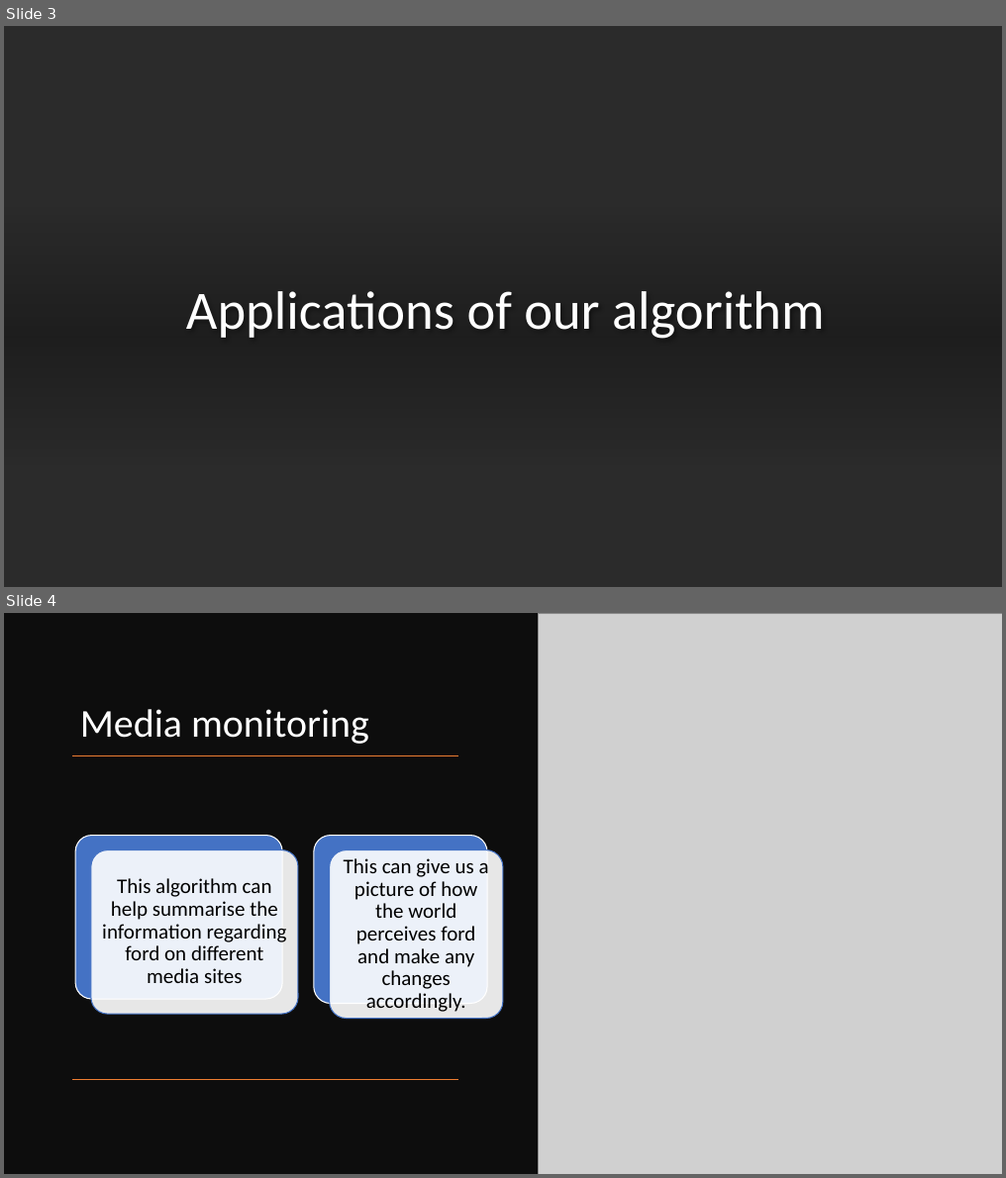
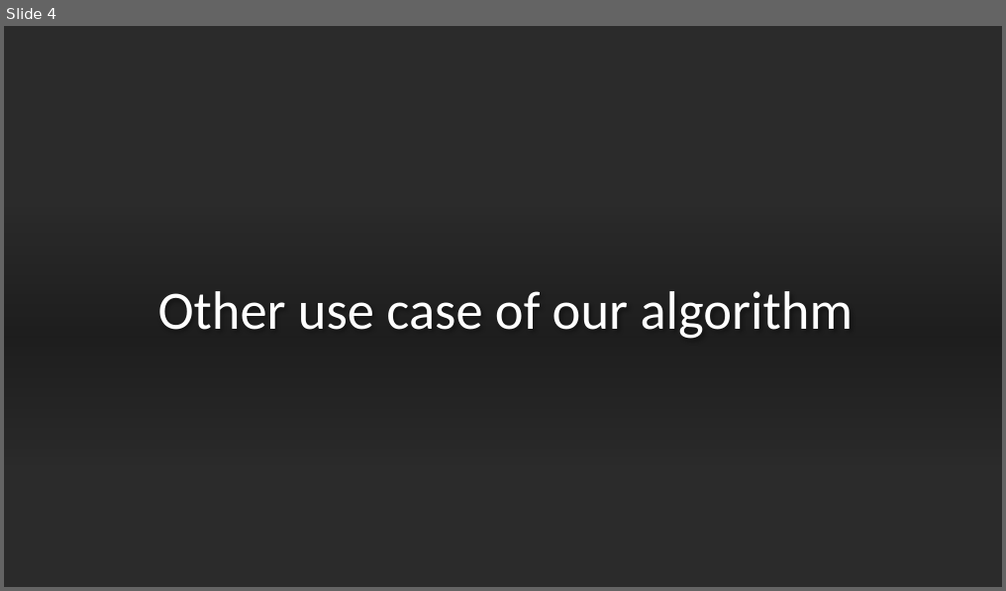
Before and after one commit to Ausaf1996/Ford-motor-company-projects, a slide deck: Ford marketing presentation.pptx. Shown one above the other, each under a label of ours: slides 3 and 4 before the commit, slide 4 after it. The pictures are 1006x1178 and 1006x591 pixels, drawn with LibreOffice and Linux fonts; fonts in the diff are those of the drawing; grey boxes stand for pictures; background and template pictures are left out; a plain dark background stands for a picture behind light text. Boxes give left, top, right and bottom in pixels: in the first picture for what was removed or moved away, otherwise in the second. Text is boxed around its words. In the diff, an @@ line names an element or a change of style, - is before the commit and + after.

```diff
--- a/Ford marketing presentation.pptx
+++ b/Ford marketing presentation.pptx
@@ slide 4 removed at (4,613,1002,1174), background #FFFFFF @@
@@ rectangle removed at (4,613,1002,1174) @@
@@ picture removed at (539,613,1002,1174) @@
@@ title removed at (80,709,369,744) @@
-Media monitoring
@@ line removed from (458, 756) to (72, 756) @@
@@ group removed at (75,836,503,1019): 4 rounded rectangles, 2 texts @@
-This algorithm can help summarise the information regarding ford on different media sites
-This can give us a picture of how the world perceives ford and make any changes accordingly.
@@ line removed from (458, 1080) to (72, 1080) @@
@@ what was slide 3 is now slide 4 @@
@@ slide 4 changed as well @@
@@ title at (158,291,853,339): text changed @@
-Applications of our algorithm
+Other use case of our algorithm
```
Also in this commit, not shown: 4 other slides changed, 3 slides added, 4 other slides removed, 1 other file.
